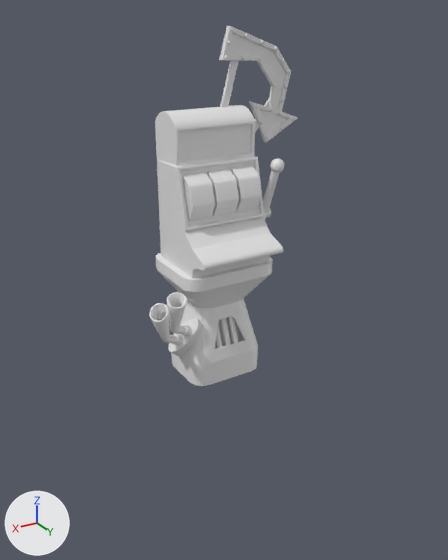
Renders of the FBX model Assets/Meshes/Slotmachine.fbx from each side of a commit.
One viewpoint serves both versions: a 50 mm lens placed at (2.31, 4.01, 2.76), pointed at (-0.11, -0.02, 0.75). The lights are fixed; the arrows at lower left show +X, +Y and +Z. The first picture is the older version. Where no turn or scale is listed for an object, it has been applied to the vertices.

Objects in the first picture: 'Exhaust', 'Lever', 'NeonArrow', 'SM_Wheel1', 'SM_Wheel2', 'SM_Wheel3', 'SlotMachine_Base'.
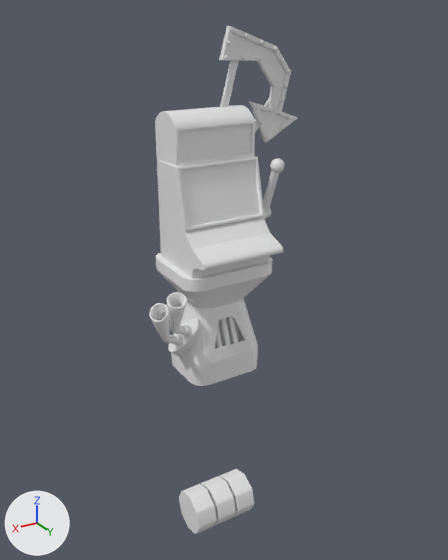
Commit message: Updated slotmachine

Boxes (x1, y1, x2, y2) around the edits, measured in the pictures (448 x 560 px):
'SM_Wheel1', moved: before (183, 172, 215, 221); after (179, 484, 217, 534)
'SM_Wheel2', moved: before (208, 169, 239, 217); after (201, 476, 236, 526)
'SM_Wheel3', moved: before (231, 165, 262, 213); after (219, 469, 254, 517)

The change in detail:
Object 'SM_Wheel1' (ob_sm_wheel1) moves from (0.206, 0.021, 1.512) to (0.206, 0.021, -1.488).
Object 'SM_Wheel3' (ob_sm_wheel3) moves from (-0.206, 0.021, 1.512) to (-0.206, 0.021, -1.488).
Object 'SM_Wheel2' (ob_sm_wheel2) moves from (0.0, 0.021, 1.512) to (0.0, 0.021, -1.488).
